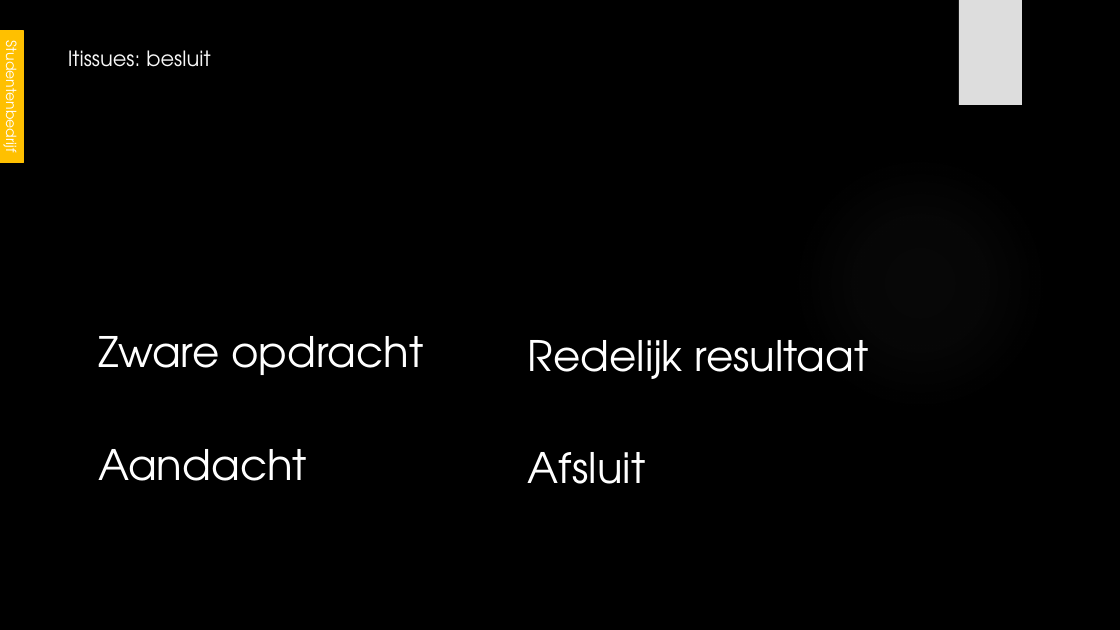
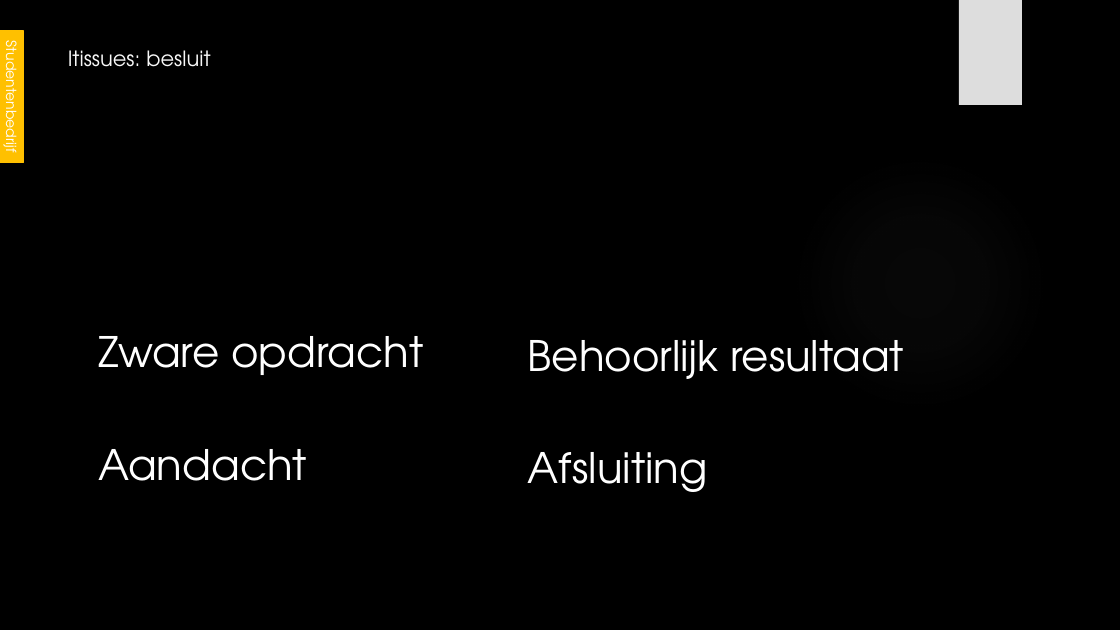
Before and after one commit to its-3ncrypt/Led_Cube_arduino, a slide deck: slide 6 of _Administratie/Presentatie GIP.pptx. Drawn at 1120x630 pixels with LibreOffice and Linux fonts; fonts in the diff are those of the drawing; background and template pictures are left out. Boxes give left, top, right and bottom in pixels: in the first picture for what was removed or moved away, otherwise in the second. Text is boxed around its words. In the diff, an @@ line names an element or a change of style, - is before the commit and + after.

```diff
--- a/_Administratie/Presentatie GIP.pptx
+++ b/_Administratie/Presentatie GIP.pptx
@@ text at (528,340,904,492): text changed @@
-Redelijk resultaat
-Afsluit
+Behoorlijk resultaat
+Afsluiting
```
Also in this commit, not shown: 7 other slides changed, 1 other file.
